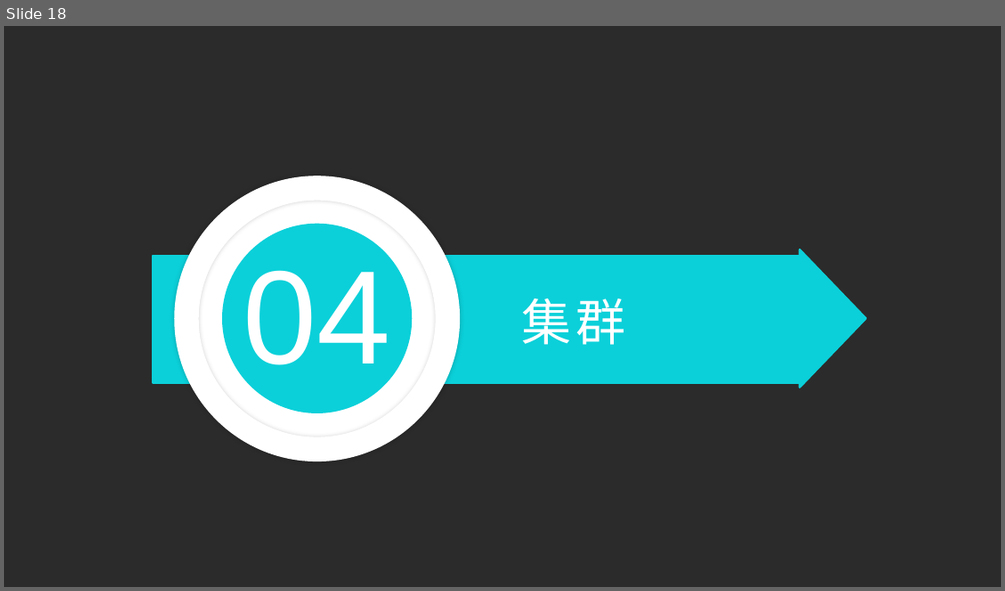
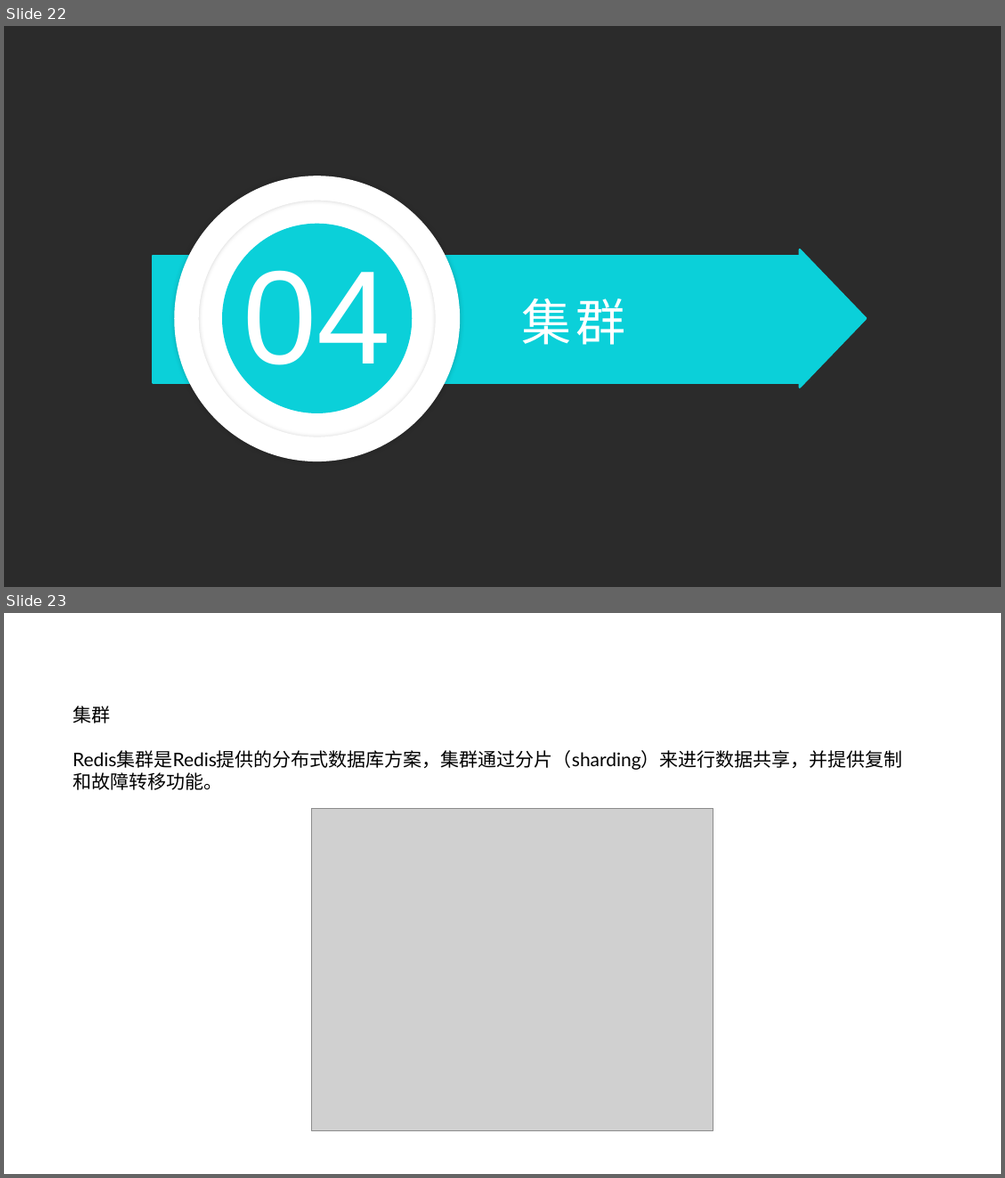
Before and after one commit to zhaozhiqiang8090/share-data, a slide deck: ppt/redis之多机数据库实现.pptx. Shown one above the other, each under a label of ours: slide 18 before the commit, slides 22 and 23 after it. The pictures are 1005x591 and 1005x1178 pixels, drawn with LibreOffice and Linux fonts; fonts in the diff are those of the drawing; grey boxes stand for pictures; background and template pictures are left out; a plain dark background stands for a picture behind light text. Boxes give left, top, right and bottom in pixels: in the first picture for what was removed or moved away, otherwise in the second. Text is boxed around its words. In the diff, an @@ line names an element or a change of style, - is before the commit and + after.

```diff
--- a/ppt/redis之多机数据库实现.pptx
+++ b/ppt/redis之多机数据库实现.pptx
@@ slide 23 added at (x1=4, y1=613, x2=1001, y2=1174), background picture (left out) @@
@@ text added at (x1=73, y1=706, x2=903, y2=790), 18 pt, text #000000 @@
+集群
+Redis集群是Redis提供的分布式数据库方案，集群通过分片（sharding）来进行数据共享，并提供复制和故障转移功能。
@@ picture added at (x1=311, y1=808, x2=713, y2=1130) @@
@@ what was slide 18 is now slide 22 @@
```
Also in this commit, not shown: 10 slides changed, 11 other slides added, 4 slides removed, 4 other files.
